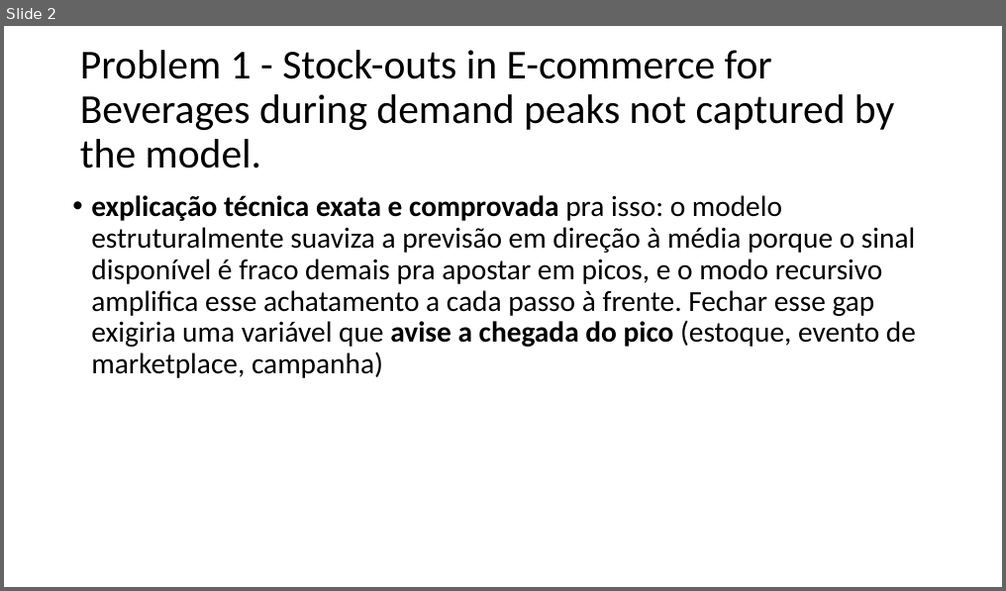
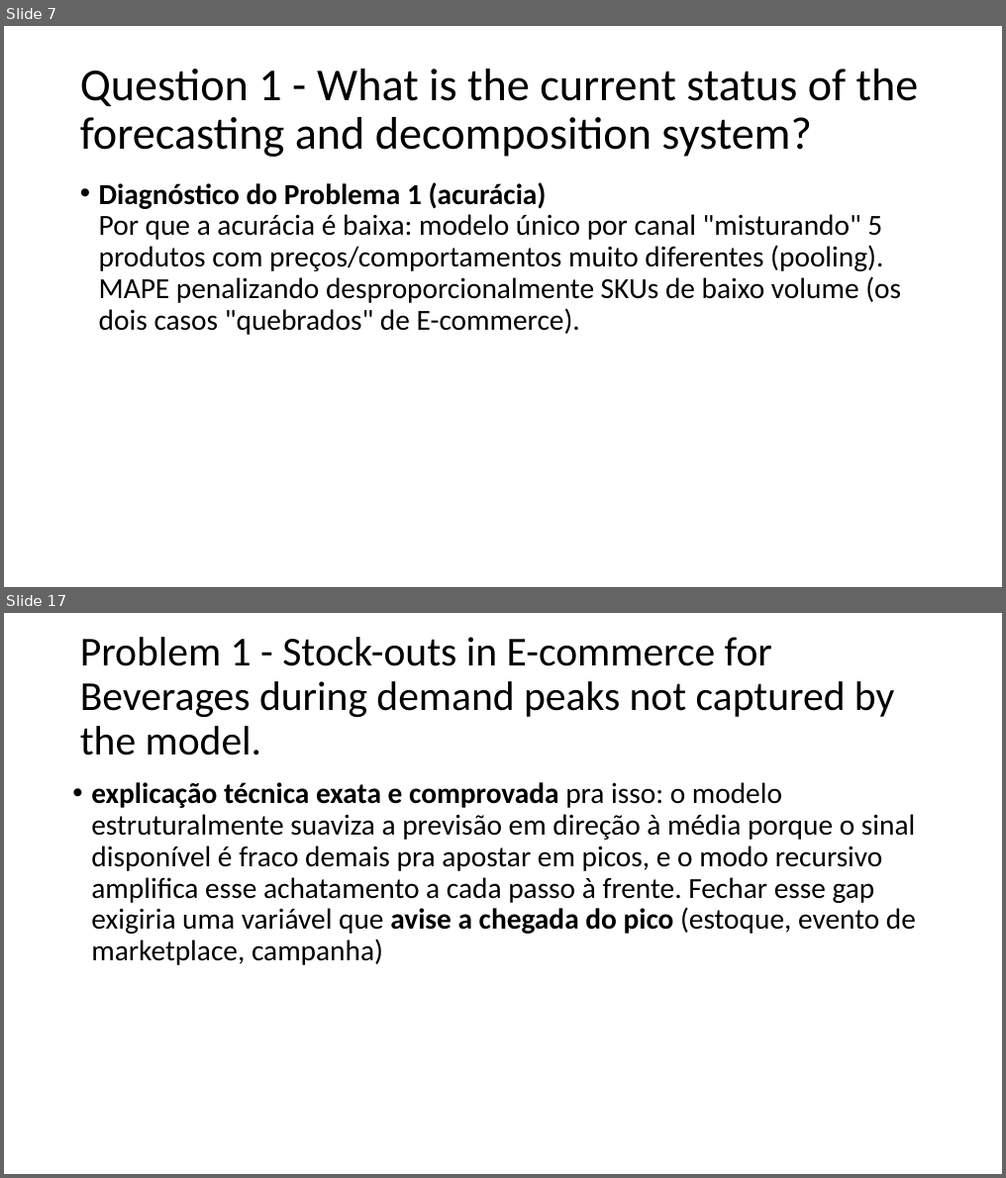
Before and after one commit to Priscila-Portela/mdlz-selec, a slide deck: Business case.pptx. Shown one above the other, each under a label of ours: slide 2 before the commit, slides 7 and 17 after it; the slides between them are not shown. The pictures are 1006x591 and 1006x1178 pixels, drawn with LibreOffice and Linux fonts; fonts in the diff are those of the drawing. Boxes give left, top, right and bottom in pixels: in the first picture for what was removed or moved away, otherwise in the second. Text is boxed around its words. In the diff, an @@ line names an element or a change of style, - is before the commit and + after.

```diff
--- a/Business case.pptx
+++ b/Business case.pptx
@@ slide 7 added at [4, 26, 1002, 587], background #FFFFFF @@
@@ title added at [80, 69, 919, 157], 44 pt, text #000000 @@
+Question 1 - What is the current status of the forecasting and decomposition system?
@@ text added at [99, 182, 901, 335], 28 pt, text #000000 @@
+• Diagnóstico do Problema 1 (acurácia)
+  Por que a acurácia é baixa: modelo único por canal "misturando" 5 produtos com preços/comportamentos muito diferentes (pooling). MAPE penalizando desproporcionalmente SKUs de baixo volume (os dois casos "quebrados" de E-commerce).
@@ what was slide 2 is now slide 17 @@
```
Also in this commit, not shown: 2 slides changed, 15 other slides added, 31 other files.
